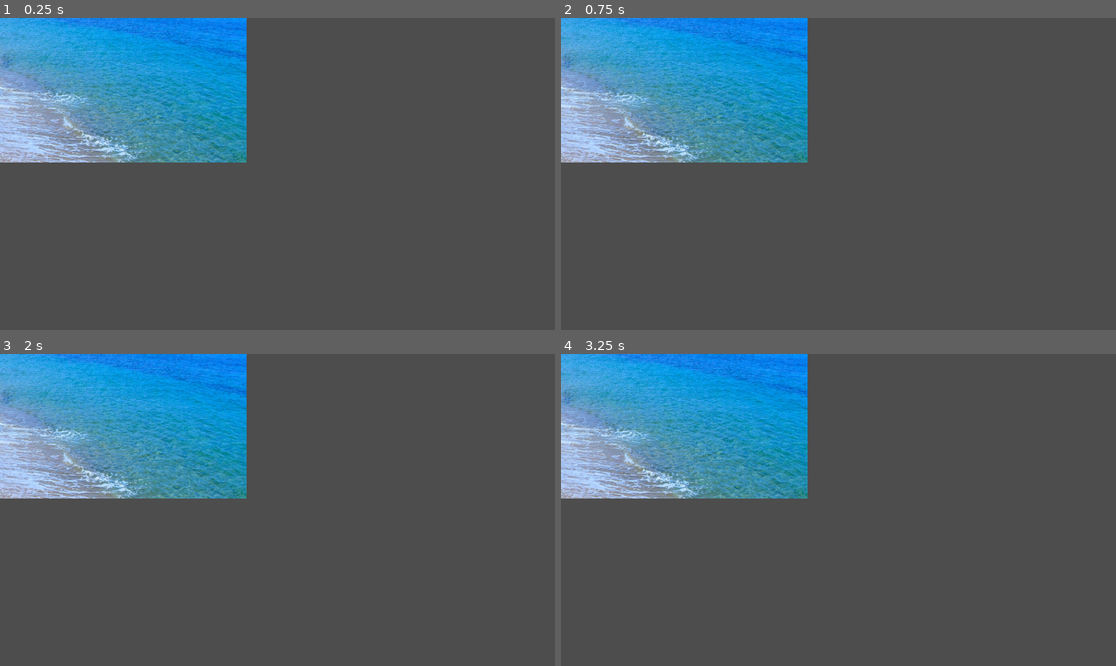
Above: before the commit, frames 1-4 (two rows, left to right).
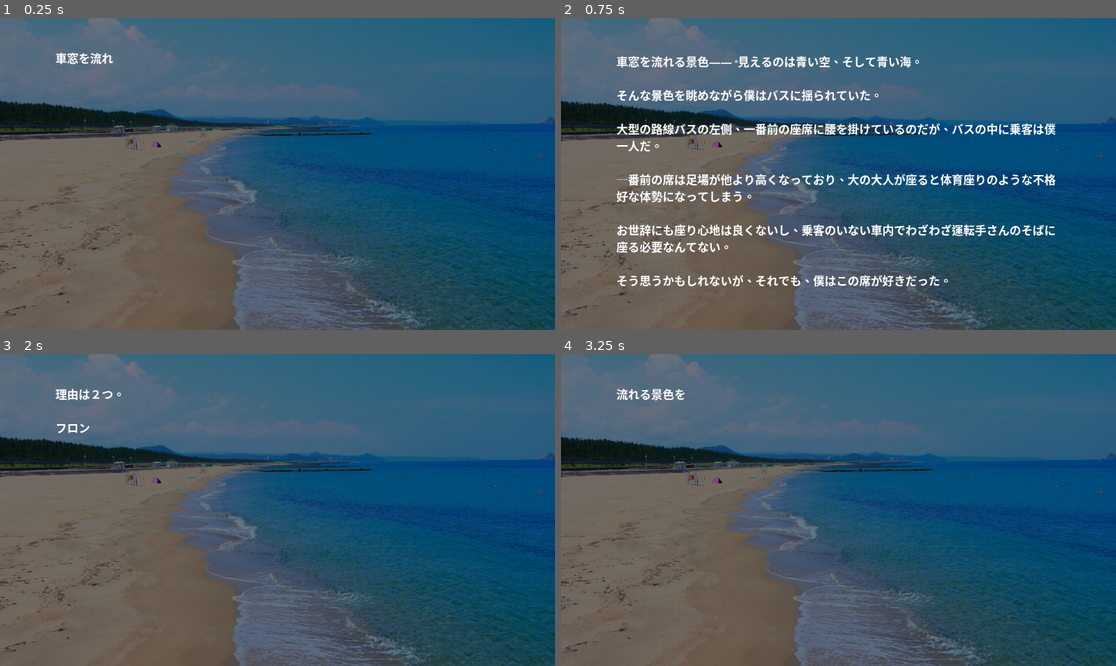
Above: after the commit, the same moments.

Repository: azukigame-s/kiminokoe
Game: Godot game, scene res://scenes/novel_system.tscn
The game is run twice, just before and just after one commit, with the same random seed, the same clock (stepped at 60 frames per second) and the same inputs.
Inputs (mouse positions are in pixels of both pictures, inside the frame that each line leads up to):
- Up to frame 1 (0.25 s): no input
- Up to frame 2 (0.75 s): move the mouse to (960, 158) at 0.52 s; click (960, 158) at 0.67 s
- Up to frame 3 (2 s): tap Enter at 1.25 s; move the mouse to (166, 525) at 1.27 s; click (166, 525) at 1.42 s
- Up to frame 4 (3.25 s): move the mouse to (894, 441) at 2.02 s; click (894, 441) at 2.17 s; tap Space at 2.75 s; move the mouse to (810, 572) at 2.77 s; click (810, 572) at 2.92 s

The runs differ from the first frame. In frame 1, 93% of the frame differs, in the area x 0-100%, y 0-100%; in frame 2, 94%; in frame 3, 93%; in frame 4, 93%.

Commit message:
✨️ サウンドノベル風の画面を実装

Diff:
--- a/scripts/novel_system.gd
+++ b/scripts/novel_system.gd
@@ -29,6 +29,15 @@
 func _ready():
 	print("Visual Novel System: Ready function called.")
 
+	# サイズを明示的に設定（親Controlノードのサイズ問題を解決するコード）
+	size_flags_horizontal = Control.SIZE_FILL
+	size_flags_vertical = Control.SIZE_FILL
+	anchor_right = 1.0
+	anchor_bottom = 1.0
+
+	await get_tree().process_frame
+	print("Updated Control size after frame: ", size)
+
 	# ノード参照の確認
 	_check_nodes()
 
@@ -39,8 +48,8 @@
 
 	# テキストパネルの設定
 	if text_panel:
-		# テキストパネルを画面下部に配置
-		text_panel.anchor_top = 0.7
+		# テキストパネルを全画面に設定（かまいたちの夜スタイル）
+		text_panel.anchor_top = 0.0
 		text_panel.anchor_bottom = 1.0
 		text_panel.anchor_left = 0.0
 		text_panel.anchor_right = 1.0
@@ -48,24 +57,34 @@
 		text_panel.offset_top = 0
 		text_panel.offset_right = 0
 		text_panel.offset_bottom = 0
-		print("Text panel setup complete. Size: ", text_panel.size)
+
+		# 半透明の黒背景
+		var style_box = StyleBoxFlat.new()
+		style_box.bg_color = Color(0, 0, 0, 0.5)  # 半透明の黒
+		text_panel.add_theme_stylebox_override("panel", style_box)
+
+		print("Text panel setup complete for Kamaitachi style. Size: ", text_panel.size)
 
 	# テキスト表示の設定
 	if dialogue_text:
 		dialogue_text.bbcode_enabled = true
 		dialogue_text.visible = true
-		# パネル内での配置設定
-		dialogue_text.anchor_left = 0.05
+
+		# テキストを画面中央に配置（かまいたちの夜スタイル）
+		dialogue_text.anchor_left = 0.1
 		dialogue_text.anchor_top = 0.1
-		dialogue_text.anchor_right = 0.95
+		dialogue_text.anchor_right = 0.9
 		dialogue_text.anchor_bottom = 0.9
 		dialogue_text.offset_left = 0
 		dialogue_text.offset_top = 0
 		dialogue_text.offset_right = 0
 		dialogue_text.offset_bottom = 0
-		# テキストが見えるように色を設定
+
+		# テキストが見えるように色とフォントサイズを設定
 		dialogue_text.add_theme_color_override("default_color", Color(1, 1, 1, 1))  # 白色
-		print("Dialogue text setup complete. Size: ", dialogue_text.size)
+		dialogue_text.add_theme_font_size_override("normal_font_size", 24)  # フォントサイズを大きく
+
+		print("Dialogue text setup complete for Kamaitachi style. Size: ", dialogue_text.size)
 
 	# キャラクターコンテナの設定
 	if characters_container:
@@ -141,11 +160,11 @@
 		var current_display = dialogue_text.text
 		var speaker_part = ""
 
-		# 話者名がある場合は保持
-		if current_display.begins_with("[b]"):
-			var name_end = current_display.find("[/b]\n")
+		# 話者名がある場合は保持（かまいたちの夜スタイル）
+		if current_display.begins_with("[color=#FFDD00][b]"):
+			var name_end = current_display.find("[/b][/color]\n\n")
 			if name_end != -1:
-				speaker_part = current_display.substr(0, name_end + 5)  # [b]名前[/b]\n の部分
+				speaker_part = current_display.substr(0, name_end + 14)  # [color=#FFDD00][b]名前[/b][/color]\n\n の部分
 
 		dialogue_text.text = speaker_part + displayed_text
 	else:
@@ -162,9 +181,9 @@
 	if dialogue_text:
 		dialogue_text.visible = true
 
-		# 話者名があれば追加
+		# 話者名があれば追加（かまいたちの夜風）
 		if speaker_name != "":
-			dialogue_text.text = "[b]" + speaker_name + "[/b]\n"
+			dialogue_text.text = "[color=#FFDD00][b]" + speaker_name + "[/b][/color]\n\n"
 		else:
 			dialogue_text.text = ""
 
@@ -200,7 +219,19 @@
 	print("Loaded texture: ", bg_texture)
 
 	if background != null:
+		# モジュレートカラーを確認/設定
+		background.modulate = Color(1, 1, 1, 1)  # 完全不透明の白
+
+		# テクスチャを設定
 		background.texture = bg_texture
+		background.visible = true
+
+		print("Background properties:")
+		print("- Visible: ", background.visible)
+		print("- Modulate: ", background.modulate)
+		print("- Size: ", background.size)
+		print("- Global position: ", background.global_position)
+
 		_setup_fullscreen_element(background)
 		print("Background changed successfully.")
 	else:
--- a/scripts/test_scenario.gd
+++ b/scripts/test_scenario.gd
@@ -3,7 +3,7 @@
 # ノベルシステムへの参照
 var novel_system
 
-# テストシナリオデータ
+# テストシナリオデータ - キャラクター表示なし
 var scenario = [
 	{
 		"type": "background",
@@ -15,13 +15,51 @@
 	},
 	{
 		"type": "dialogue",
-		"speaker": "???",
-		"text": "ここは...どこだろう？"
-	},
-	{
-		"type": "dialogue",
-		"speaker": "???",
-		"text": "確か、私は..."
+		"speaker": "",
+		"text": "車窓を流れる景色――。見えるのは青い空、そして青い海。
+
+そんな景色を眺めながら僕はバスに揺られていた。
+
+大型の路線バスの左側、一番前の座席に腰を掛けているのだが、バスの中に乗客は僕一人だ。
+
+一番前の席は足場が他より高くなっており、大の大人が座ると体育座りのような不格好な体勢になってしまう。
+
+お世辞にも座り心地は良くないし、乗客のいない車内でわざわざ運転手さんのそばに座る必要なんてない。
+
+そう思うかもしれないが、それでも、僕はこの席が好きだった。"
+	},
+	{
+		"type": "dialogue",
+		"speaker": "",
+		"text": "理由は２つ。
+
+フロントガラスから左の車窓にかけて、大パノラマの景色を拝むことができるというのがひとつ。
+
+放り込まれた小銭を大口を開けて飲み込むロボット――、のような運賃箱を見るのが好き、というのがもうひとつだ。
+
+とはいっても、乗客のいないこの状況ではその姿も拝めないのだけど……。"
+	},
+	{
+		"type": "dialogue",
+		"speaker": "",
+		"text": "流れる景色を見ていると、いろいろと考えてしまう。
+
+いろいろと思い出してしまう――。"
+	},
+	{
+		"type": "dialogue",
+		"speaker": "",
+		"text": "――そう。"
+	},
+	{
+		"type": "dialogue",
+		"speaker": "",
+		"text": "――――あの日も。"
+	},
+	{
+		"type": "dialogue",
+		"speaker": "",
+		"text": "あの日も……、１０月にしては青すぎる景色だった――。"
 	},
 	{
 		"type": "sfx",
@@ -30,8 +68,115 @@
 	{
 		"type": "dialogue",
 		"speaker": "",
-		"text": "その時、不思議な声が聞こえてきた。"
-	}
+		"text": "『次は――』
+
+ピンポーンと軽い音が鳴る。
+
+『――だき西口。次は、地蔵焚西口です』
+
+次のバス停を知らせる感情のない音声を待たずして、降車ボタンを押した人がいる。"
+	},
+	{
+		"type": "dialogue",
+		"speaker": "",
+		"text": "「へへへ、イチバーン」
+
+「あんまり早く押すとまた運転手さんに怒られるぞ」
+
+ひとつ後ろの席に座る弟――、スグに向かい僕は言った。
+
+ニヤニヤと笑いながらスグは口を開く。
+
+「だって早く帰りたいじゃん！　なんてったって今日は――」
+
+満面の笑顔だ。"
+	},
+	{
+		"type": "dialogue",
+		"speaker": "",
+		"text": "そう。今日は１０月１０日。
+
+弟の８歳の誕生日だった。
+
+そんなやり取りをしているうちにバスはスピードを落とし、バス停に着く。
+
+僕が席を立とうとすると、その横を直が横切る。
+
+「ちょっとスグ、先に行っちゃ……」
+
+「ありがとうございましたー。ほら、お兄ぃも早く！」
+
+普段は僕の後ろをついてくる弟も、今日は気持ちが高鳴っているのかそそくさとバスを降りてしまう。"
+	},
+	{
+		"type": "background",
+		"path": "res://assets/backgrounds/forest.jpg"
+	},
+	{
+		"type": "dialogue",
+		"speaker": "",
+		"text": "「ありがとうございました」
+
+運転手さんの顔も見ずお礼をし、慌ててあとを追った。
+
+バスを降りてもそこに弟の姿がない。
+
+「えっ、どこ？　スグぅ？」"
+	},
+	{
+		"type": "dialogue",
+		"speaker": "",
+		"text": "ランドセルがバスの後ろに回るのが見えた。
+
+――そっちはダメだ！"
+	},
+	{
+		"type": "dialogue",
+		"speaker": "",
+		"text": "「スグっ！　そっちは――――――」"
+	},
+	{
+		"type": "dialogue",
+		"speaker": "",
+		"text": "ドンッ！！！！"
+	},
+	{
+		"type": "dialogue",
+		"speaker": "",
+		"text": "キキーーッ！　ガシャン！！"
+	},
+	{
+		"type": "dialogue",
+		"speaker": "",
+		"text": "「…………ス……グ……？」"
+	},
+	{
+		"type": "dialogue",
+		"speaker": "",
+		"text": "今日は１０月１０日。
+
+弟の８歳の誕生日だった。"
+	},
+	{
+		"type": "dialogue",
+		"speaker": "",
+		"text": "１０月にしては青すぎる世界がかすみ、白くなる。"
+	},
+	{
+		"type": "dialogue",
+		"speaker": "",
+		"text": "そして、真っ暗になった――。"
+	},
+	{
+		"type": "dialogue",
+		"speaker": "",
+		"text": "誰かが遠くから叫ぶ声が聞こえる――。"
+	},
+	{
+		"type": "dialogue",
+		"speaker": "",
+		"text": "まわりの音も聞こえなくなり、鳶の鳴き声だけが耳に残っていた――――。"
+	},
 ]
 
 var current_index = 0
@@ -64,14 +209,6 @@
 		"background":
 			novel_system.change_background(command.path)
 			proceed_to_next()
-		"character":
-			# Vector2の作成方法を修正
-			var position = Vector2(
-				command.get("position_x", 0),
-				command.get("position_y", 0)
-			)
-			novel_system.show_character(command.id, command.path, position)
-			proceed_to_next()
 		"dialogue":
 			novel_system.show_text(command.text, command.speaker)
 			# ダイアログはプレイヤーの入力を待つので自動的には進まない
Not shown, changed: assets/sounds/sample_sfx.mp3.import
Not shown, changed: assets/sounds/sample_sfx.mp3
